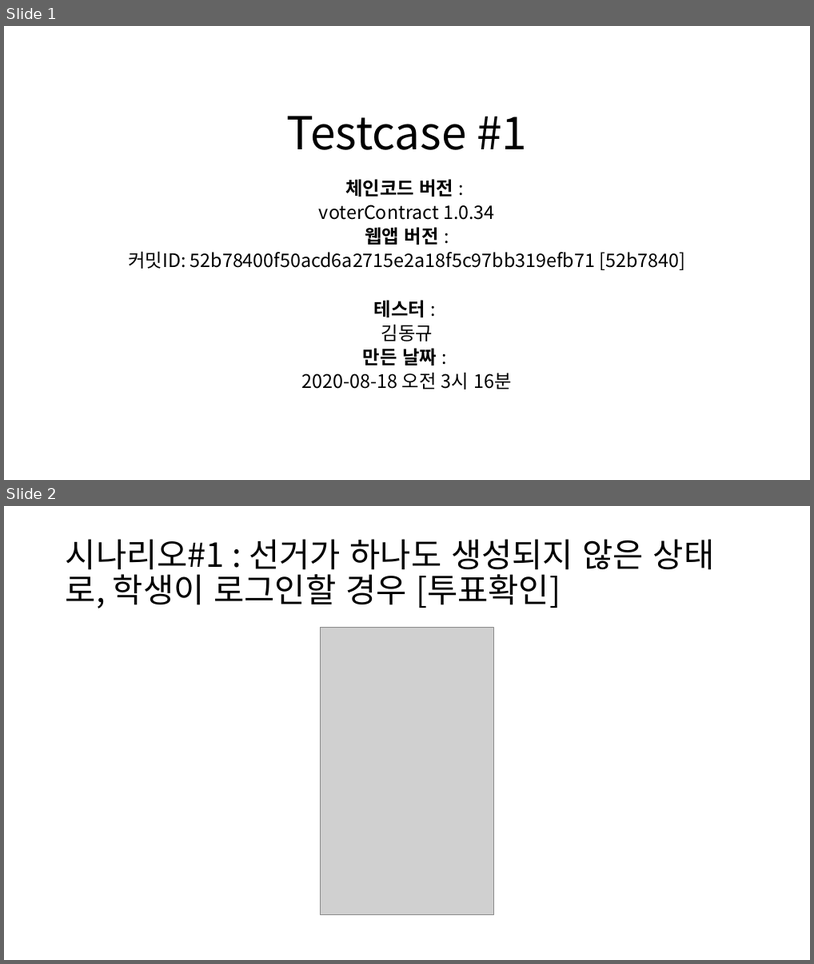
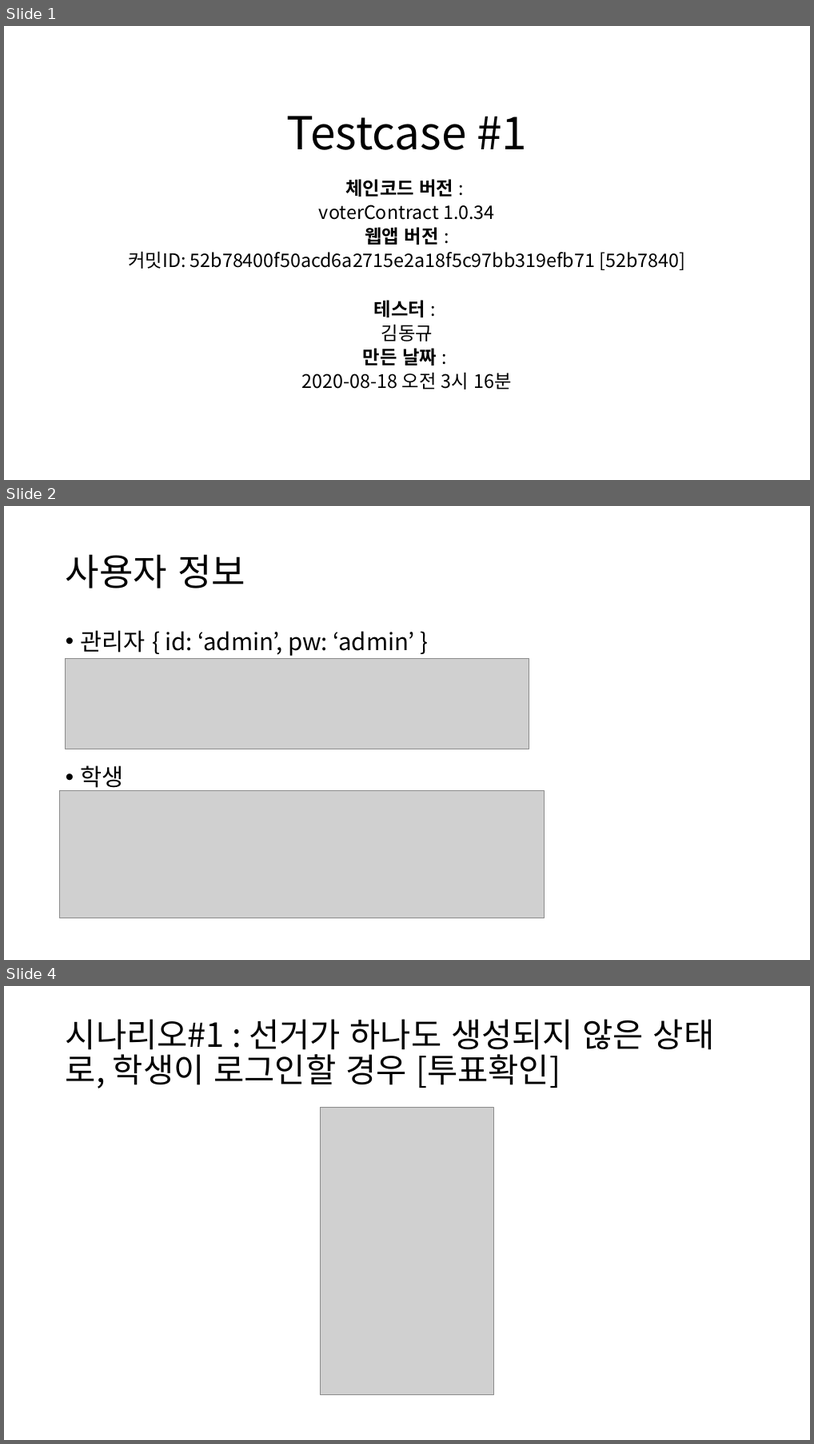
Before and after one commit to BL-UCKSS/evote-project, a slide deck: Document/Testcase/Testcase #1.pptx. Shown one above the other, each under a label of ours: slides 1 and 2 before the commit, slides 1, 2 and 4 after it; the slides between them are not shown. The pictures are 814x964 and 814x1444 pixels, drawn with LibreOffice and Linux fonts; fonts in the diff are those of the drawing; grey boxes stand for pictures. Boxes give left, top, right and bottom in pixels: in the first picture for what was removed or moved away, otherwise in the second. Text is boxed around its words. In the diff, an @@ line names an element or a change of style, - is before the commit and + after.

```diff
--- a/Document/Testcase/Testcase #1.pptx
+++ b/Document/Testcase/Testcase #1.pptx
@@ slide 2 added at [4,506,810,960], background #FFFFFF @@
@@ title added at [66,554,246,588], 44 pt, text #000000 @@
+사용자 정보
@@ text added at [81,630,414,792], 28 pt, text #000000 @@
+• 관리자 { id: ‘admin’, pw: ‘admin’ }
+• 학생
@@ picture added at [66,658,530,748] @@
@@ picture added at [60,790,545,917] @@
@@ what was slide 2 is now slide 4 @@
```
Also in this commit, not shown: 2 slides changed, 2 other slides added, 1 other file.
